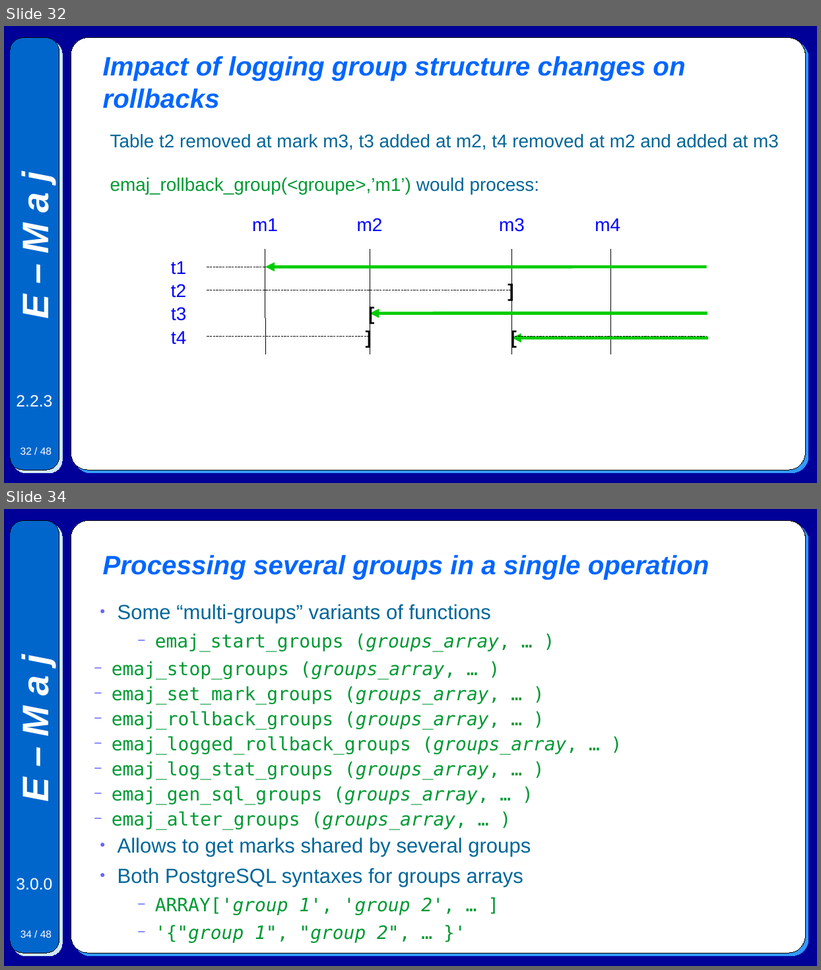
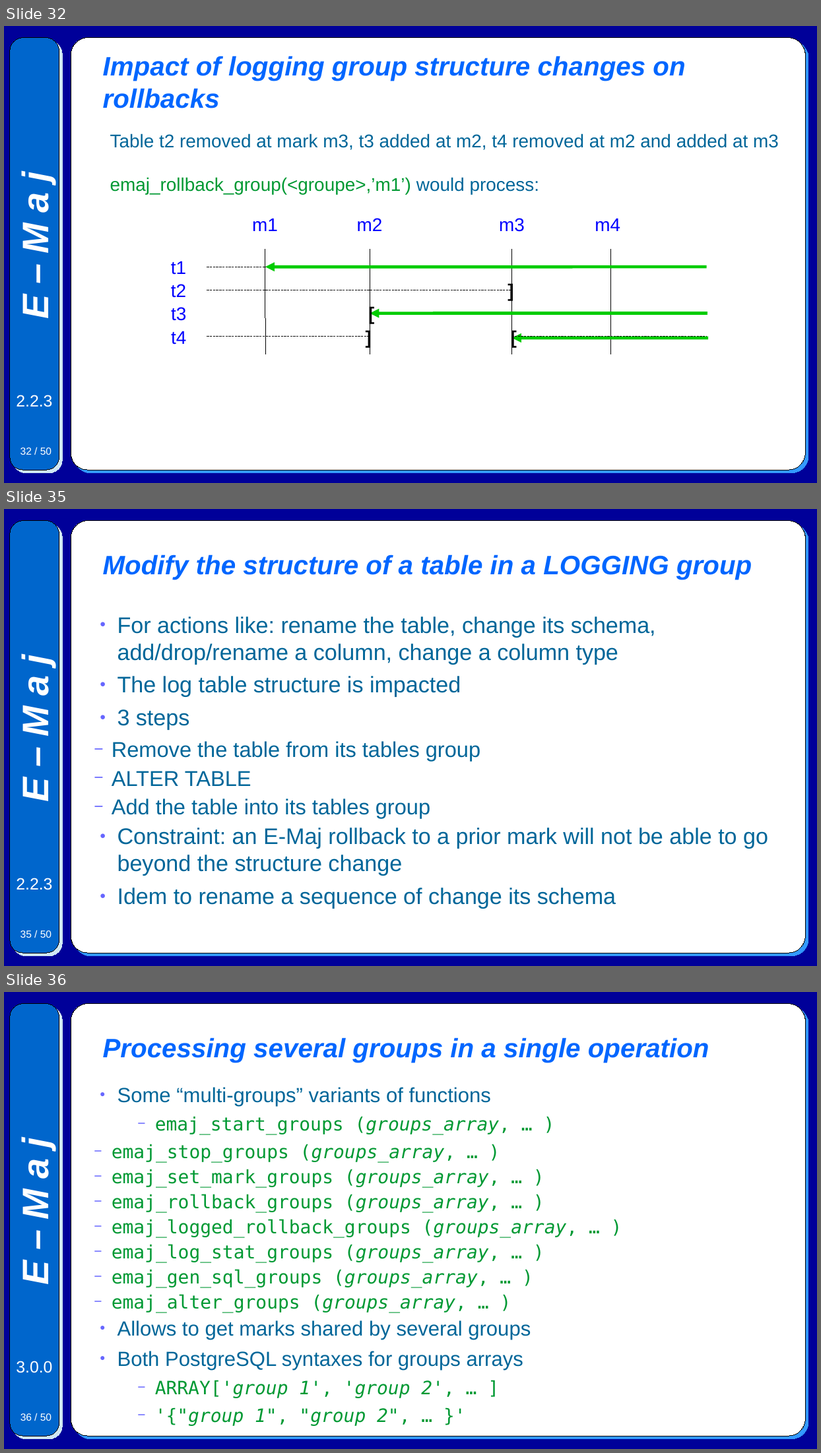
Before and after one commit to beaud76/emaj_doc, a slide deck: Emaj.devel_pres_en.odp. Shown one above the other, each under a label of ours: slides 32 and 34 before the commit, slides 32, 35 and 36 after it; the slides between them are not shown. The pictures are 821x970 and 821x1453 pixels, drawn with LibreOffice and Linux fonts; fonts in the diff are those of the drawing. Boxes give left, top, right and bottom in pixels: in the first picture for what was removed or moved away, otherwise in the second. Text is boxed around its words. In the diff, an @@ line names an element or a change of style, - is before the commit and + after.

Commit message:
In extended presentations, improve and fix the explanations about the tables group structure changes for groups in LOGGING state.

```diff
--- a/Emaj.devel_pres_en.odp
+++ b/Emaj.devel_pres_en.odp
@@ slide 35 added at [4,509,817,966], background #000099; not listed: 5 template elements that a slide beside it also shows @@
@@ title added at [103,555,752,580], 26 pt, text #0066FF, bold, italic @@
+Modify the structure of a table in a LOGGING group
@@ text added at [112,617,768,909], 22 pt, text #006699 @@
+● For actions like: rename the table, change its schema, add/drop/rename a column, change a column type
+● The log table structure is impacted
+● 3 steps
+  − Remove the table from its tables group
+  − ALTER TABLE
+  − Add the table into its tables group
+● Constraint: an E-Maj rollback to a prior mark will not be able to go beyond the structure change
+● Idem to rename a sequence of change its schema
@@ page number at [20,448,52,455]: text changed @@
-32 / 48
+32 / 50
@@ what was slide 34 is now slide 36 @@
@@ page number at [20,1414,52,1421]: text changed @@
-34 / 48
+36 / 50
```
Also in this commit, not shown: 3 slides changed, 1 other slide added, 1 other file.
